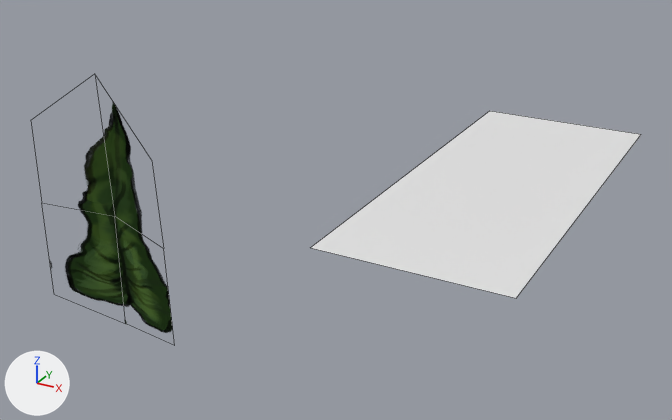
An edit to the Blender file StuffByVi/exmpleForLeaves.blend, drawn before and after from the same camera.
Before and after are seen from a 50 mm lens placed at (6.76, -7.05, 4.25), pointed at (1.91, 1.77, -0.16). The axes (+X, +Y, +Z) are drawn at lower left. The lights are the same throughout. Mesh edges are drawn as thin lines.

Before the edit, the objects in view are built like this:
```python
me_plane = bpy.data.meshes.new('Plane')
me_plane.from_pydata(...)  # 9 vertices, 4 faces; spans x -1.0..1.0, y -0.35..0.1, z -1.38..1.62
me_plane.materials.append(mat_leaf)
me_plane_001 = bpy.data.meshes.new('Plane.001')
me_plane_001.from_pydata([(-1.0, -1.0, 0.0), (1.0, -1.0, 0.0), (-1.0, 1.0, 0.0), (1.0, 1.0, 0.0)], [], [(0, 1, 3, 2)])
ob_plane = bpy.data.objects.new('Plane', me_plane)
ob_plane.location = (0.0, 0.0, 0.0)
ob_plane_001 = bpy.data.objects.new('Plane.001', me_plane_001)
ob_plane_001.location = (3.768, 2.107, 0.428)
ob_plane_001.scale = (1.0, 2.4, 1.0)
```
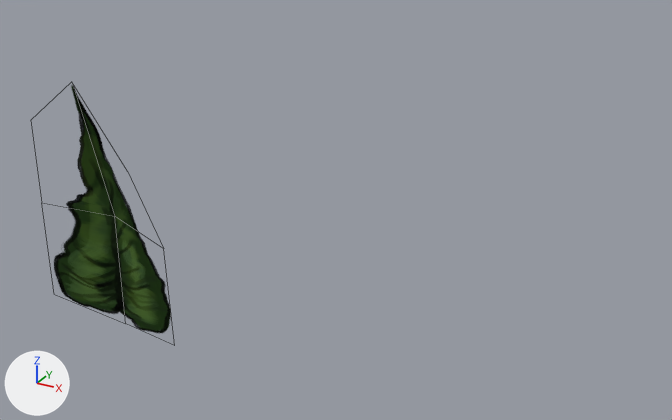
The newer file is also turned or shifted as a whole; pictures and numbers use the older file's frame.

Changed parts and their boxes (x1, y1, x2, y2) in the pictures (672 x 420 px; the box of a moved part takes in the faces that stretch with it):
'Plane.001', deleted
    before: (311, 111, 641, 298)
'Plane', reshaped, surface changed
    before: (50, 102, 173, 333)
    after: (53, 85, 171, 333)
part 1 of me_plane, moved or reshaped
    before: (78, 102, 142, 234)
    after: (66, 85, 138, 232)
part 2 of me_plane, surface changed
    before: (50, 210, 173, 333)
    after: (53, 208, 171, 333)

The change in detail:
me_plane is used by ob_plane; location (0.0, 0.0, 0.0).
me_plane had 9 vertices, 4 faces and spanned x -1.0..1.0, y -0.35..0.1, z -1.38..1.62.
me_plane now has 9 vertices, 4 faces and spans x -1.0..1.0, y -0.71..0.1, z -1.38..1.62.
Part 1, on me_plane:
Vertex 1 of me_plane moves from (1.0, -0.35, 1.0) to (1.0, -0.71, 1.0).
Vertex 6 of me_plane moves from (-0.07, 0.1, 1.62) to (-0.07, -0.24, 1.62).
me_plane part 2: texture (UV) coordinates of 4 of 4 faces, centred in x -0.52..0.5, y -0.11..0.05, z -0.65..0.66, changed; they spanned u -0.05..0.98, v 0.01..1.03 and now span u 0.03..1.01, v 0.0..1.0.
Object 'Plane.001' (ob_plane_001) is deleted.
